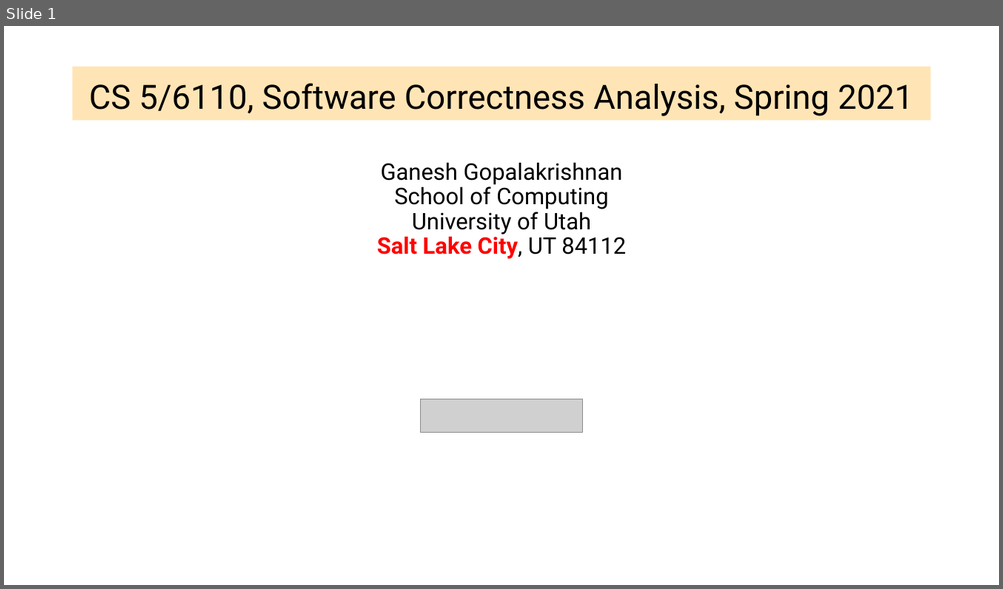
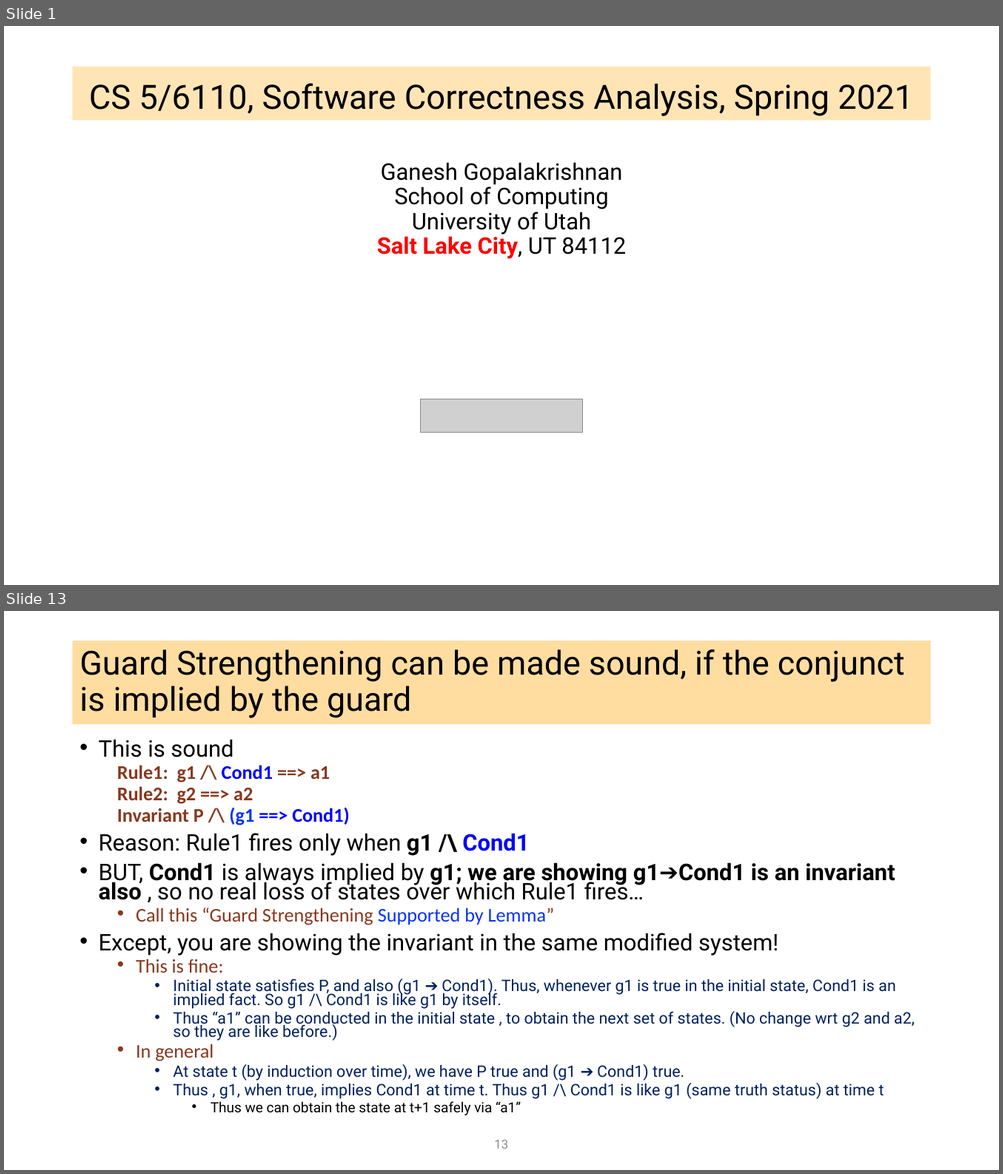
Before and after one commit to ganeshutah/cs6110s22, a slide deck: Lec19/Lec19.pptx. Shown one above the other, each under a label of ours: slide 1 before the commit, slides 1 and 13 after it; the slides between them are not shown. The pictures are 1003x589 and 1003x1174 pixels, drawn with LibreOffice and Linux fonts; fonts in the diff are those of the drawing; grey boxes stand for pictures. Boxes give left, top, right and bottom in pixels: in the first picture for what was removed or moved away, otherwise in the second. Text is boxed around its words. In the diff, an @@ line names an element or a change of style, - is before the commit and + after.

```diff
--- a/Lec19/Lec19.pptx
+++ b/Lec19/Lec19.pptx
@@ slide 13 added at (4,611,999,1170), background #FFFFFF @@
@@ title added at (73,641,930,724), fill #FFBD47 at 51% opacity, 32 pt, text #000000 @@
+Guard Strengthening can be made sound, if the conjunct is implied by the guard
@@ text added at (99,739,914,1116), 15.3 pt, text #002060 @@
+• This is sound
+  Rule1: g1 /\ Cond1 ==> a1
+  Rule2: g2 ==> a2
+  Invariant P /\ (g1 ==> Cond1)
+• Reason: Rule1 fires only when g1 /\ Cond1
+• BUT, Cond1 is always implied by g1; we are showing g1➔Cond1 is an invariant also , so no real loss of states over which Rule1 fires…
+  • Call this “Guard Strengthening Supported by Lemma”
+• Except, you are showing the invariant in the same modified system!
+  • This is fine:
+    • Initial state satisfies P, and also (g1 ➔ Cond1). Thus, whenever g1 is true in the initial state, Cond1 is an implied fact. So g1 /\ Cond1 is like g1 by itself.
+    • Thus “a1” can be conducted in the initial state , to obtain the next set of states. (No change wrt g2 and a2, so they are like before.)
+  • In general
+    • At state t (by induction over time), we have P true and (g1 ➔ Cond1) true.
+    • Thus , g1, when true, implies Cond1 at time t. Thus g1 /\ Cond1 is like g1 (same truth status) at time t
+      • Thus we can obtain the state at t+1 safely via “a1”
@@ page number added at (494,1140,508,1149), 12 pt, text #8C8C8C @@
+13
```
Also in this commit, not shown: 1 slide changed, 35 other slides added, 10 slides removed.
